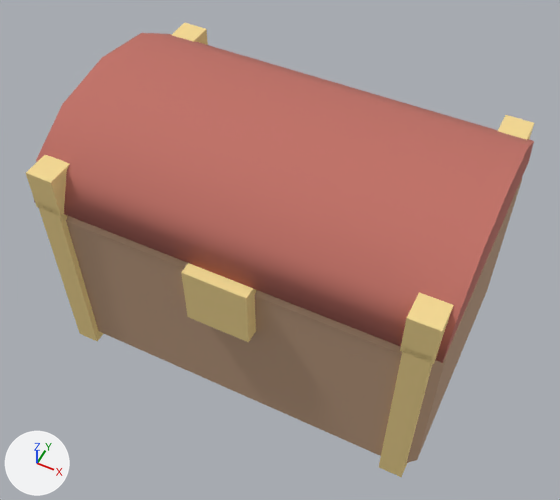
A saved change to the glTF model assets/models/env/chest.glb.
One viewpoint serves both versions: a 50 mm lens placed at (0.596, -1.234, 1.785), pointed at (0.006, -0.055, 0.311). Arrows for +X, +Y and +Z are at lower left; the lights stay in place. The first picture is the older version. Objects named as collision shapes, trigger or cutter boxes, shadow casters or lower levels of detail are left out. Vertices at exactly the same position are counted once.

In view in the first picture: 'ChestBase', 'Lid'.
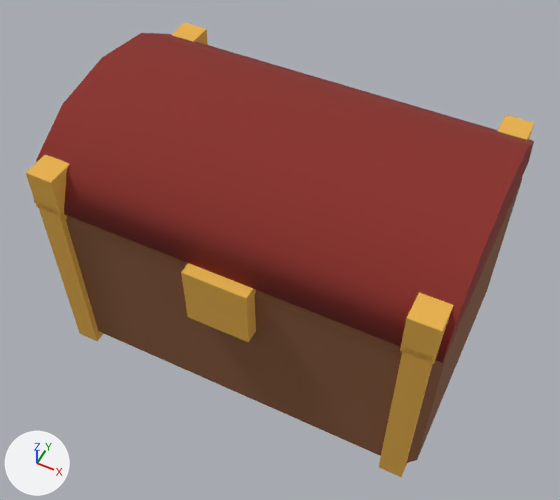
Boxes (x1, y1, x2, y2) around the edits, measured in the pictures (560 x 500 px):
part 1 of me_chestbase, recoloured (darker)
    both: (37, 179, 522, 477)
part 2 of me_lid, recoloured (pink to red)
    both: (34, 33, 534, 363)
part 3 of me_lid, recoloured
    both: (26, 23, 534, 364)

The edits, one by one:
me_chestbase has 48 vertices, 80 faces and spans x -0.5..0.5, y -0.36..0.34, z 0.0..0.52.
me_chestbase is used by ob_chestbase; location (0.0, 0.0, 0.0).
me_chestbase part 1: 80 kept faces spanning x -0.5..0.5, y -0.36..0.34, z 0.0..0.52 get new vertex colours.
me_lid has 40 vertices, 68 faces and spans x -0.5..0.5, y -0.66..0.02, z 0.0..0.198.
me_lid is used by ob_lid; location (0.0, 0.32, 0.5).
me_lid part 2: 44 faces centred in x -0.5..0.5, y -0.635..-0.005, z 0.0..0.189 are repainted in the vertex colours; the middle colour goes from pink #c27166 to red #8a2a22.
me_lid part 3: 24 faces centred in x -0.485..0.485, y -0.66..0.02, z 0.0..0.108 are repainted in the vertex colours; the middle colour goes from yellow #f5da93 to orange #e9b24a.
